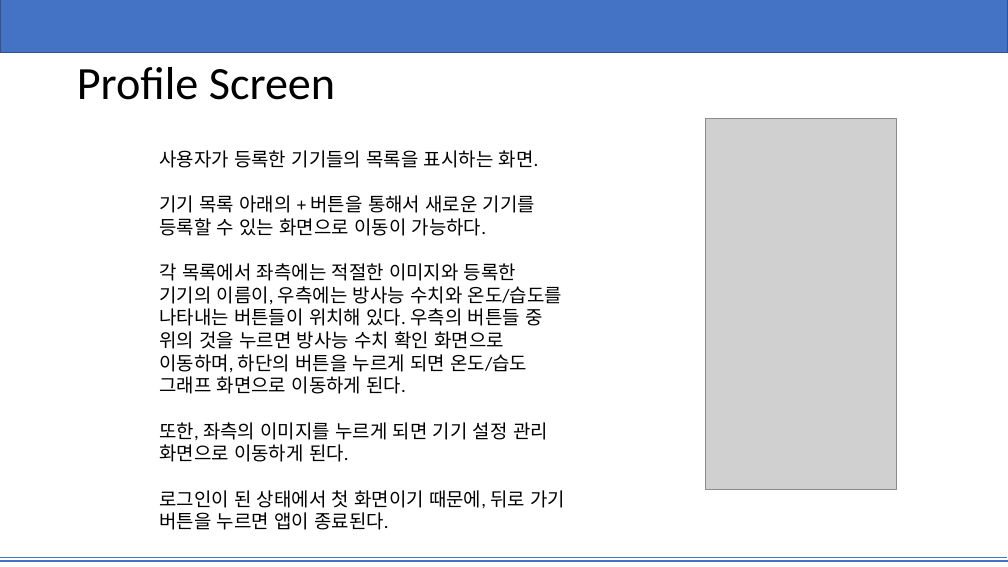
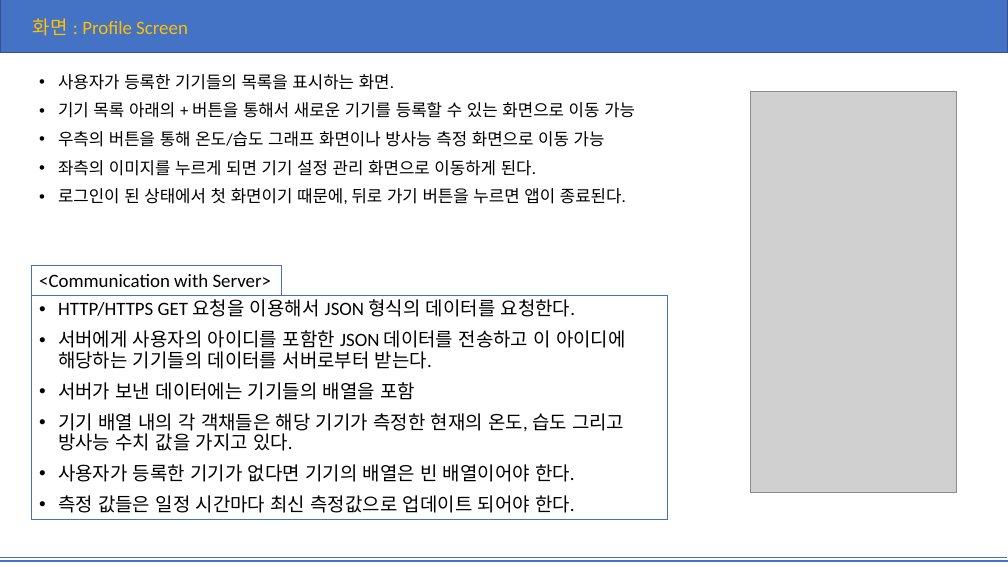
Before and after one commit to yjin910/Technonia_i_app, a slide deck: slide 8 of TEMS.pptx. Drawn at 1008x567 pixels with LibreOffice and Linux fonts; fonts in the diff are those of the drawing; grey boxes stand for pictures. Boxes give left, top, right and bottom in pixels: in the first picture for what was removed or moved away, otherwise in the second. Text is boxed around its words. In the diff, an @@ line names an element or a change of style, - is before the commit and + after.

Commit message:
finish ppt version 3

```diff
--- a/TEMS.pptx
+++ b/TEMS.pptx
@@ text added at box(33, 18, 188, 36), 18 pt, text #FFC000 @@
+화면 : Profile Screen
@@ text "사용자가 등록한 기기들의 목록을 표시하는 ...": place and size @@
-text "사용자가 등록한 기기들의 목록을 표시하는 ..." at box(159, 150, 565, 530)
+text "사용자가 등록한 기기들의 목록을 표시하는 ..." at box(58, 74, 635, 204)
@@ text at box(58, 74, 626, 204): size 18 to 16 pt in "사용자가 등록한 기기들의 목록을 표시하는 화면.", "로그인이 된 상태에서 첫 화면이기 때문에, 뒤로 ..."; bullet none to •; line spacing 1 to 0.9; more space between paragraphs @@
@@ title removed at box(77, 67, 335, 100) @@
-Profile Screen
@@ text at box(58, 102, 635, 176): text changed; size 18 to 16 pt @@
-기기 목록 아래의 + 버튼을 통해서 새로운 기기를 등록할 수 있는 화면으로 이동이 가능하다.
-각 목록에서 좌측에는 적절한 이미지와 등록한 기기의 이름이, 우측에는 방사능 수치와 온도/습도를 나타내는 버튼들이 위치해 있다. 우측의 버튼들 중 위의 것을 누르면 방사능 수치 확인 화면으로 이동하며, 하단의 버튼을 누르게 되면 온도/습도 그래프 화면으로 이동하게 된다.
-또한, 좌측의 이미지를 누르게 되면 기기 설정 관리 화면으로 이동하게 된다.
+• 기기 목록 아래의 + 버튼을 통해서 새로운 기기를 등록할 수 있는 화면으로 이동 가능
+• 우측의 버튼을 통해 온도/습도 그래프 화면이나 방사능 측정 화면으로 이동 가능
+• 좌측의 이미지를 누르게 되면 기기 설정 관리 화면으로 이동하게 된다.
@@ picture: place and size @@
-picture at box(706, 119, 896, 490)
+picture at box(750, 91, 957, 493)
@@ rectangle added at box(32, 265, 282, 296), outline #4472C4 0.75 pt, 18 pt, text #000000 @@
+<Communication with Server>
@@ rectangle added at box(32, 296, 668, 520), outline #4472C4 0.75 pt, 18 pt, text #000000 @@
+• HTTP/HTTPS GET 요청을 이용해서 JSON 형식의 데이터를 요청한다.
+• 서버에게 사용자의 아이디를 포함한 JSON 데이터를 전송하고 이 아이디에 해당하는 기기들의 데이터를 서버로부터 받는다.
+• 서버가 보낸 데이터에는 기기들의 배열을 포함
+• 기기 배열 내의 각 객채들은 해당 기기가 측정한 현재의 온도, 습도 그리고 방사능 수치 값을 가지고 있다.
+• 사용자가 등록한 기기가 없다면 기기의 배열은 빈 배열이어야 한다.
+• 측정 값들은 일정 시간마다 최신 측정값으로 업데이트 되어야 한다.
```
Also in this commit, not shown: 7 other slides changed, 6 slides added, 28 slides removed, 5 other files.
